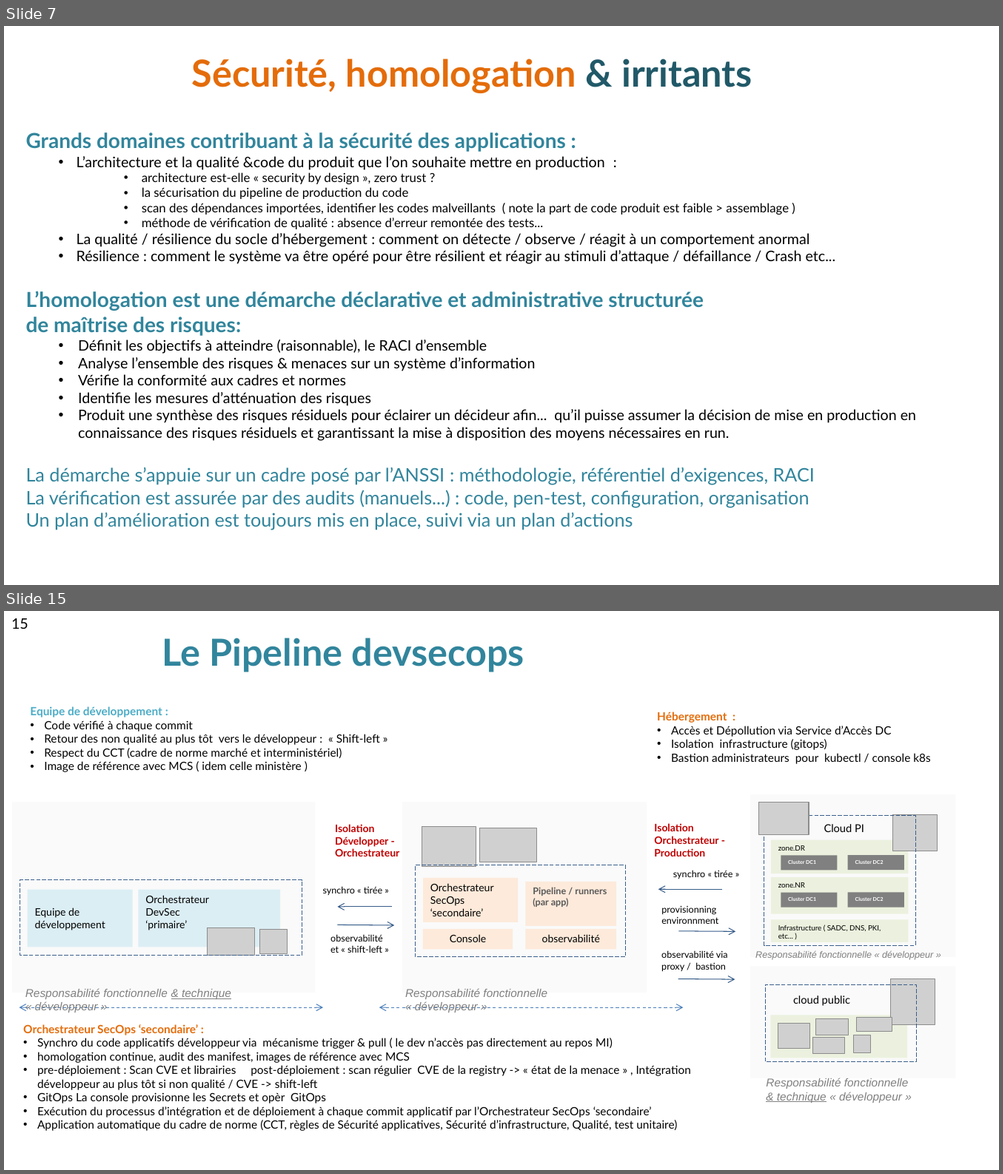
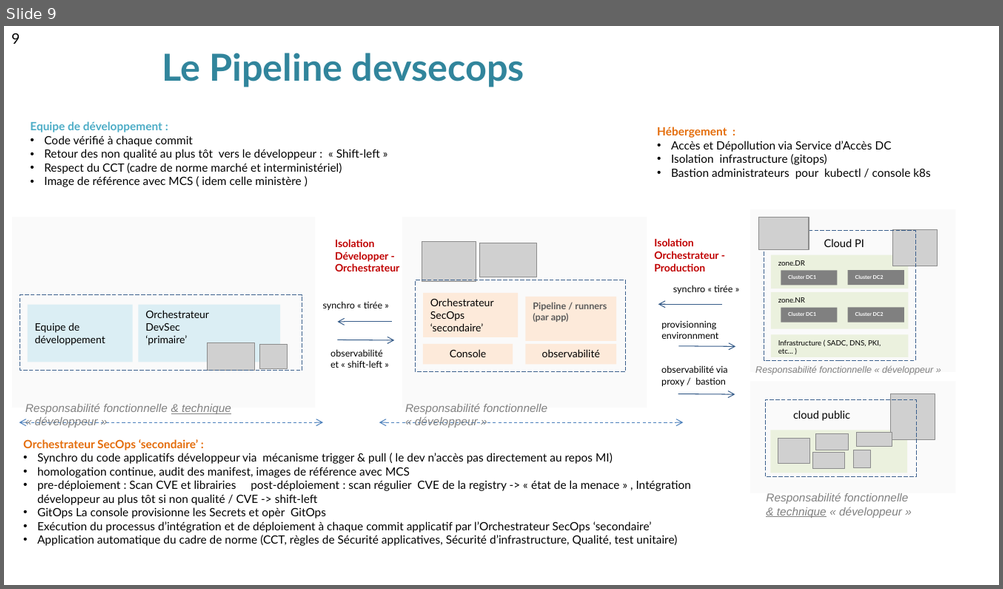
Before and after one commit to cloud-pi-native/certification, a slide deck: Depot de support collaboratif/Cloud pi native - La qualité en continue.pptx. Shown one above the other, each under a label of ours: slides 7 and 15 before the commit, slide 9 after it; the slides between them are not shown. The pictures are 1003x1174 and 1003x589 pixels, drawn with LibreOffice and Linux fonts; fonts in the diff are those of the drawing; grey boxes stand for pictures; background and template pictures are left out. Boxes give left, top, right and bottom in pixels: in the first picture for what was removed or moved away, otherwise in the second. Text is boxed around its words. In the diff, an @@ line names an element or a change of style, - is before the commit and + after.

```diff
--- a/Depot de support collaboratif/Cloud pi native - La qualité en continue.pptx
+++ b/Depot de support collaboratif/Cloud pi native - La qualité en continue.pptx
@@ slide 7 removed at (4,26,999,585), background #FFFFFF @@
@@ text removed at (192,59,751,93) @@
-Sécurité, homologation & irritants
@@ text removed at (26,133,916,530) @@
-Grands domaines contribuant à la sécurité des applications :
-  • L’architecture et la qualité &code du produit que l’on souhaite mettre en production :
-      • architecture est-elle « security by design », zero trust ?
-      • la sécurisation du pipeline de production du code
-      • scan des dépendances importées, identifier les codes malveillants ( note la part de code produit est faible > assemblage )
-      • méthode de vérification de qualité : absence d’erreur remontée des tests...
-  • La qualité / résilience du socle d’hébergement : comment on détecte / observe / réagit à un comportement anormal
-  • Résilience : comment le système va être opéré pour être résilient et réagir au stimuli d’attaque / défaillance / Crash etc...
-L’homologation est une démarche déclarative et administrative structurée
-de maîtrise des risques:
-  • Définit les objectifs à atteindre (raisonnable), le RACI d’ensemble
-  • Analyse l’ensemble des risques & menaces sur un système d’information
-  • Vérifie la conformité aux cadres et normes
-  • Identifie les mesures d’atténuation des risques
-  • Produit une synthèse des risques résiduels pour éclairer un décideur afin... qu’il puisse assumer la décision de mise en production en connaissance des risques résiduels et garantissant la mise à disposition des moyens nécessaires en run.
-La démarche s’appuie sur un cadre posé par l’ANSSI : méthodologie, référentiel d’exigences, RACI
-La vérification est assurée par des audits (manuels...) : code, pen-test, configuration, organisation
-Un plan d’amélioration est toujours mis en place, suivi via un plan d’actions
@@ what was slide 15 is now slide 9 @@
@@ page number at (11,33,20,44): text changed @@
-15
+9
```
Also in this commit, not shown: 5 slides added, 16 other slides removed, 2 other files.
